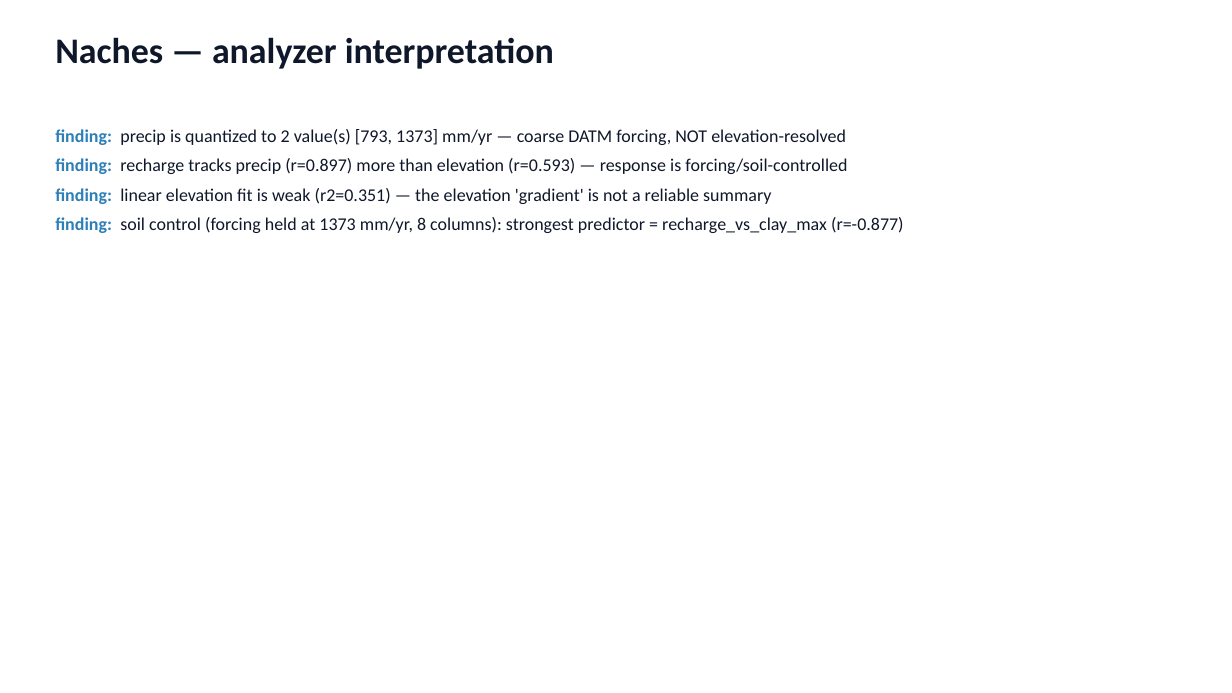
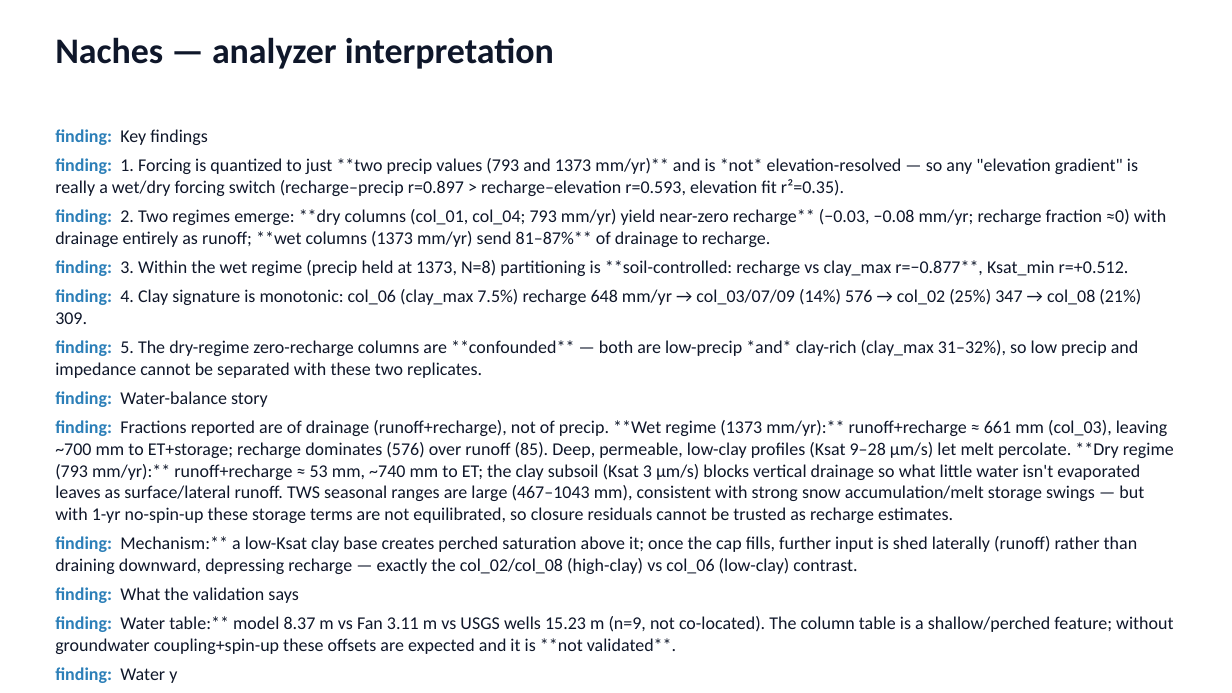
Before and after one commit to hoangtv1899/multi-agent-framework, a slide deck: slide 5 of docs/slides/story_20260704.pptx. Drawn at 1232x693 pixels with LibreOffice and Linux fonts; fonts in the diff are those of the drawing. Boxes give left, top, right and bottom in pixels: in the first picture for what was removed or moved away, otherwise in the second. Text is boxed around its words. In the diff, an @@ line names an element or a change of style, - is before the commit and + after.

```diff
--- a/docs/slides/story_20260704.pptx
+++ b/docs/slides/story_20260704.pptx
@@ text at [55,129,1174,654]: text changed @@
-finding: precip is quantized to 2 value(s) [793, 1373] mm/yr — coarse DATM forcing, NOT elevation-resolved
-finding: recharge tracks precip (r=0.897) more than elevation (r=0.593) — response is forcing/soil-controlled
-finding: linear elevation fit is weak (r2=0.351) — the elevation 'gradient' is not a reliable summary
-finding: soil control (forcing held at 1373 mm/yr, 8 columns): strongest predictor = recharge_vs_clay_max (r=-0.877)
+finding: Key findings
+finding: 1. Forcing is quantized to just **two precip values (793 and 1373 mm/yr)** and is *not* elevation-resolved — so any "elevation gradient" is really a wet/dry forcing switch (recharge–precip r=0.897 > recharge–elevation r=0.593, elevation fit r²=0.35).
+finding: 2. Two regimes emerge: **dry columns (col_01, col_04; 793 mm/yr) yield near-zero recharge** (−0.03, −0.08 mm/yr; recharge fraction ≈0) with drainage entirely as runoff; **wet columns (1373 mm/yr) send 81–87%** of drainage to recharge.
+finding: 3. Within the wet regime (precip held at 1373, N=8) partitioning is **soil-controlled: recharge vs clay_max r=−0.877**, Ksat_min r=+0.512.
+finding: 4. Clay signature is monotonic: col_06 (clay_max 7.5%) recharge 648 mm/yr → col_03/07/09 (14%) 576 → col_02 (25%) 347 → col_08 (21%) 309.
+finding: 5. The dry-regime zero-recharge columns are **confounded** — both are low-precip *and* clay-rich (clay_max 31–32%), so low precip and impedance cannot be separated with these two replicates.
+finding: Water-balance story
+finding: Fractions reported are of drainage (runoff+recharge), not of precip. **Wet regime (1373 mm/yr):** runoff+recharge ≈ 661 mm (col_03), leaving ~700 mm to ET+storage; recharge dominates (576) over runoff (85). Deep, permeable, low-clay profiles (Ksat 9–28 µm/s) let melt percolate. **Dry regime (793 mm/yr):** runoff+recharge ≈ 53 mm, ~740 mm to ET; the clay subsoil (Ksat 3 µm/s) blocks vertical drainage so what little water isn't evaporated leaves as surface/lateral runoff. TWS seasonal ranges are large (467–1043 mm), consistent with strong snow accumulation/melt storage swings — but with 1-yr no-spin-up these storage terms are not equilibrated, so closure residuals cannot be trusted as recharge estimates.
+finding: Mechanism:** a low-Ksat clay base creates perched saturation above it; once the cap fills, further input is shed laterally (runoff) rather than draining downward, depressing recharge — exactly the col_02/col_08 (high-clay) vs col_06 (low-clay) contrast.
+finding: What the validation says
+finding: Water table:** model 8.37 m vs Fan 3.11 m vs USGS wells 15.23 m (n=9, not co-located). The column table is a shallow/perched feature; without groundwater coupling+spin-up these offsets are expected and it is **not validated**.
+finding: Water y
```
Also in this commit, not shown: 3 other slides changed, 4 other files.
